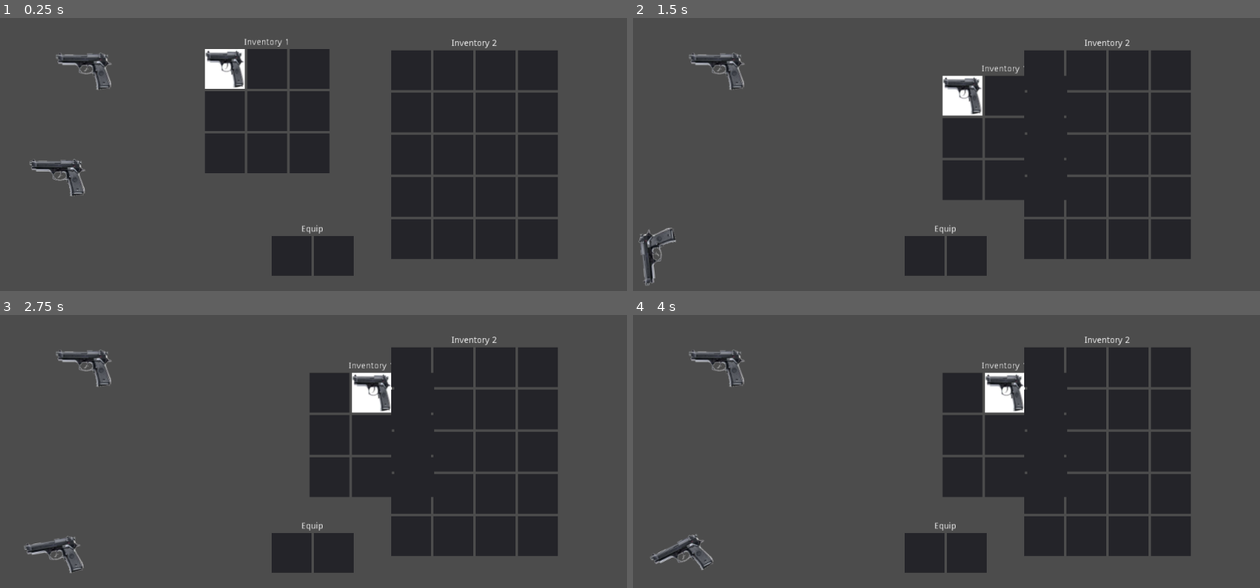
Above: before the commit, frames 1-4 (two rows, left to right).
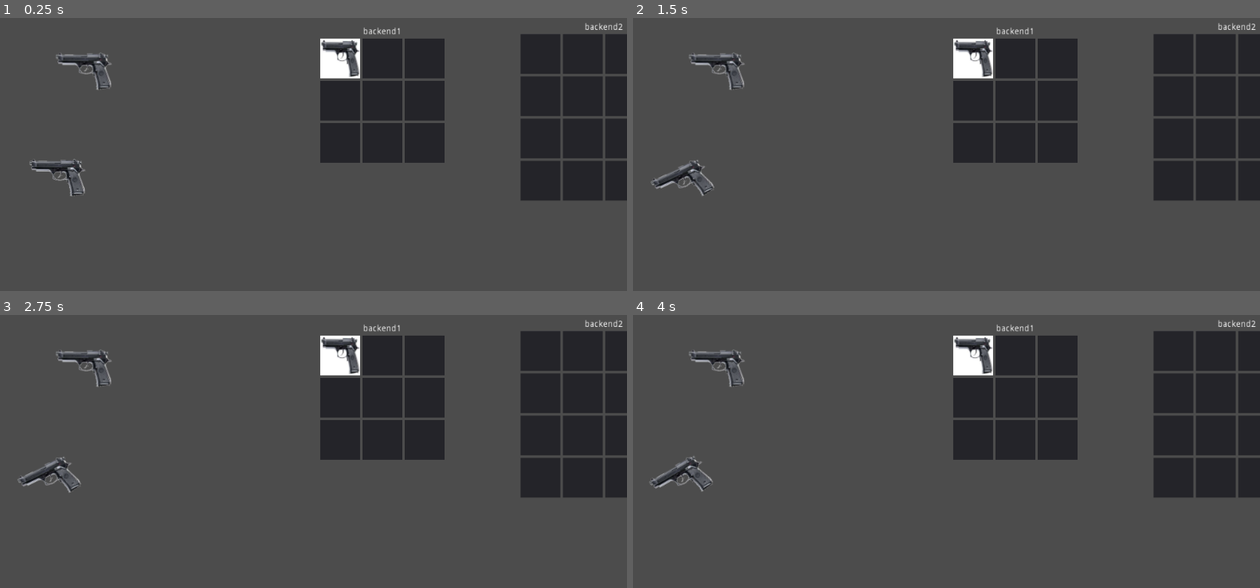
Above: after the commit, the same moments.

Repository: dpensi/Backpack
Game: Godot game, scene res://examples/Test.tscn
Same seed, same stepped clock (60 frames per second), same inputs: the game is played once before the commit and once after it.
Inputs (mouse positions are in pixels of both pictures, inside the frame that each line leads up to):
- Up to frame 1 (0.25 s): no input
- Up to frame 2 (1.5 s): drag from (902, 42) to (1002, 69) at 0.52 s; drag from (959, 97) to (908, 225) at 1.27 s
- Up to frame 3 (2.75 s): move the mouse to (369, 394) at 2.02 s; click (369, 394) at 2.17 s
- Up to frame 4 (4 s): drag from (1046, 394) to (752, 391) at 2.77 s; drag from (959, 435) to (971, 448) at 3.52 s

The runs differ from the first frame. In frame 1, 34% of the frame differs, in the area x 32-100%, y 1-95%; in frame 2, 27%; in frame 3, 27%; in frame 4, 27%.

Commit message:
split backend from frontend

Diff:
--- a/Backpack.gd
+++ b/Backpack.gd
@@ -1,15 +1,74 @@
 extends Node
 
+signal item_added(item, index)
+
+export(String) var Name = "Inventory Name"
 export(String) var DefinitionFilePath = "res://inventory_definition.json"
 export(int) var Width = 3
 export(int) var Height = 3
 
 onready var grid = []
 
+var definitions
+
 func _ready():
+	# loading inventory definition from json file
+	definitions = load_definition_from_json(DefinitionFilePath)
+	if not definitions:
+		push_error("failed to get inventory definition, exiting the game")
+		get_tree().quit() # TODO provide a default definition?
+		return
+	print(definitions)
+
 	# generate inventory grid
 	for i in Width * Height:
 		grid.append([])
+
+func add_item(item):
+	# TODO
+	# 1. get item stack size from the definition
+	# 2. check item.id == stack[index].id
+	# 2.1. true: add to the stack
+	# 2.2 false: continue (next stack)
+	for i in len(grid):
+		if grid[i].size() == 0:
+			grid[i].append(item)
+			print("appended %s at position %d" % [definitions[item.item_id], i])
+			emit_signal("item_added", item, i)
+			break
+
+func add_stack_to(stack, position):
+	grid[get_grid_index(position)].append_array(stack)
+	print(to_string())
+
+func remove_stack_from(position):
+	grid[get_grid_index(position)] = []
+	print(to_string())
+
+func load_definition_from_json(file_path):
+	var file = File.new()
+	var err = file.open(file_path, File.READ)
+	if err:
+		var err_msg = "error opening dictionary, err no: {no}"
+		err_msg += ".did you provide a valid DefinitionFilePath to {name}?"
+		push_error(err_msg.format({"name": name, "no": err}))
+		return null
+
+	var content = file.get_as_text()
+	file.close()
+
+	var parsed = JSON.parse(content)
+	if parsed.error:
+		var format_error = "load_dictionary_from_json failure "
+		format_error += "err no: {errno}, {errstring} at line: {errline}"
+		var error = format_error.format(
+			{"errno": str(parsed.error),
+			"errstring": str(parsed.error_string),
+			"errline": str(parsed.error_line)})
+		push_error(error)
+		return null
+
+	return parsed.result
 
 func get_grid_position(index):
 	return Vector2(index % Width, index / Width)
@@ -29,7 +88,3 @@
 		if index and not ((index+1) % Width):
 			print_value += "\n"
 	return print_value
-
-# Called every frame. 'delta' is the elapsed time since the previous frame.
-#func _process(delta):
-#	pass
--- a/Backpack.tscn
+++ b/Backpack.tscn
@@ -4,3 +4,4 @@
 
 [node name="Backpack" type="Node"]
 script = ExtResource( 1 )
+DefinitionFilePath = "res://sample_inventory_definition.json"
--- a/BpView.gd
+++ b/BpView.gd
@@ -3,65 +3,56 @@
 # Main class to access inventory functions
 
 export(String) var DefinitionFilePath = "res://inventory_definition.json"
-export(String) var Name = "Inventory Name"
-export(int) var Width = 3
-export(int) var Height = 3
+export(NodePath) var BackEndPath
 export(PackedScene) var SlotScene
+
+var width: int
+var height: int
 var selected_stack = []
-onready var grid = get_node("Inventory/VBoxContainer/GridContainer")
+var definitions
+
+onready var grid
+onready var backend
 
 func _ready():
-	# loading inventory definition from json file
-	var definitions = load_definition_from_json(DefinitionFilePath)
-	if not definitions:
-		push_error("failed to get inventory definition, exiting the game")
-		get_tree().quit() # TODO provide a default definition?
-		return
+	grid = get_node("Inventory/VBoxContainer/GridContainer")
+	backend = get_node(BackEndPath)
+	# loading inventory definition from backend
+	definitions = backend.definitions
 
 	# setting the inventory name
-	get_node("Inventory/VBoxContainer/Title").text = Name
+	get_node("Inventory/VBoxContainer/Title").text = backend.Name
+
+	# connecting signals from backend
+	backend.connect("item_added", self, "on_item_added")
+
+	# getting width and height from backend
+	width = backend.Width
+	height = backend.Height
 
 	# setting the inventory XY grid
-	grid.columns = Width
+	grid.columns = width
 	var child_index = 0
-	for _col in range(Width * Height):
+	for _col in range(width * height):
 		var slot = SlotScene.instance()
 		slot.definitions = definitions
 		slot.grid_position = Vector2(
-				child_index % Width,
-				child_index / Width
+				child_index % width,
+				child_index / width
 		)
 		child_index += 1
+		slot.connect("stack_in", self, "on_Slot_stack_in")
+		slot.connect("stack_out", self, "on_Slot_stack_out")
 		grid.add_child(slot)
 
-func add_item(item):
-	for i in range(grid.get_child_count()):
-		var slot = grid.get_child(i)
-		if slot.is_free:
-			slot.add_item(item)
-			break
+func on_item_added(item, index):
+	var slot = grid.get_child(index)
+	if slot.is_free:
+		slot.add_item(item)
+		print("item added")
 
-func load_definition_from_json(file_path):
-	var file = File.new()
-	var err = file.open(file_path, File.READ)
-	if err:
-		var err_msg = "error opening dictionary, err no: {no}"
-		err_msg += ".did you provide a valid DefinitionFilePath to {name}?"
-		push_error(err_msg.format({"name": name, "no": err}))
-		return null
+func on_Slot_stack_in(stack, grid_position):
+	backend.add_stack_to(stack, grid_position)
 
-	var content = file.get_as_text()
-	file.close()
-
-	var parsed = JSON.parse(content)
-	if parsed.error:
-		var format_error = "load_dictionary_from_json failure "
-		format_error += "err no: {errno}, {errstring} at line: {errline}"
-		var error = format_error.format(
-			{"errno": str(parsed.error),
-			"errstring": str(parsed.error_string),
-			"errline": str(parsed.error_line)})
-		push_error(error)
-		return null
-
-	return parsed.result
+func on_Slot_stack_out(grid_position):
+	backend.remove_stack_from(grid_position)
--- a/Slot.gd
+++ b/Slot.gd
@@ -3,6 +3,8 @@
 # Slot that stores item stacks
 
 signal left_single_click
+signal stack_in(stack, grid_position)
+signal stack_out(grid_position)
 
 var stack = []
 var definitions
@@ -41,14 +43,16 @@
 			left_mouse_pressed = event.pressed
 
 func _on_Slot_left_single_click():
-	if _backpackbus.selected_stack:	# drop
+	if _backpackbus.selected_stack:	# drop, item on mouse
 		add_stack(_backpackbus.selected_stack)
 		_backpackbus.selected_stack = []
 		_backpackbus.icon = null
-	elif stack:		# take
+		emit_signal("stack_in", stack , grid_position)
+	elif stack:		# take, item on slot
 		_backpackbus.selected_stack = stack
 		_backpackbus.icon = get_node("TextureRect").texture
 		clear_stack()
+		emit_signal("stack_out", grid_position)
 
 func _on_Slot_mouse_entered():
 	print("mouse entered ", name, " ", grid_position)
--- a/examples/Test.gd
+++ b/examples/Test.gd
@@ -1,10 +1,8 @@
 extends Node2D
 
-onready var inventory0 = get_node("Backpack")
-# onready var inventory1 = get_node("Backpack3")
+onready var inventory0 = get_node("Backpack1")
 onready var gun = get_node("Beretta")
 
 # Called when the node enters the scene tree for the first time.
 func _ready():
 	inventory0.add_item(gun)
-	# inventory1.add_item(gun)
--- a/examples/Test.tscn
+++ b/examples/Test.tscn
@@ -1,11 +1,11 @@
 [gd_scene load_steps=9 format=2]
 
-[ext_resource path="res://Slot.tscn" type="PackedScene" id=1]
-[ext_resource path="res://BpView.tscn" type="PackedScene" id=2]
-[ext_resource path="res://sample_items/beretta.png" type="Texture" id=3]
-[ext_resource path="res://sample_items/Beretta.gd" type="Script" id=4]
-[ext_resource path="res://examples/Test.gd" type="Script" id=5]
-[ext_resource path="res://Backpack.tscn" type="PackedScene" id=6]
+[ext_resource path="../Slot.tscn" type="PackedScene" id=1]
+[ext_resource path="../sample_items/beretta.png" type="Texture" id=3]
+[ext_resource path="../sample_items/Beretta.gd" type="Script" id=4]
+[ext_resource path="Test.gd" type="Script" id=5]
+[ext_resource path="../Backpack.tscn" type="PackedScene" id=6]
+[ext_resource path="../BpView.tscn" type="PackedScene" id=7]
 
 [sub_resource type="CapsuleShape2D" id=1]
 radius = 29.5472
@@ -34,9 +34,10 @@
 shape = SubResource( 1 )
 
 [node name="StaticBody2D" type="StaticBody2D" parent="."]
+position = Vector2( -125.225, 119.681 )
 
 [node name="CollisionShape2D" type="CollisionShape2D" parent="StaticBody2D"]
-position = Vector2( -159.77, 250.587 )
+position = Vector2( 0.884659, 6.21091 )
 shape = SubResource( 2 )
 
 [node name="TextureRect" type="TextureRect" parent="."]
@@ -49,27 +50,20 @@
 "_edit_use_anchors_": false
 }
 
-[node name="Backpack" parent="." instance=ExtResource( 2 )]
-position = Vector2( 30.2723, -146.316 )
-DefinitionFilePath = "res://sample_inventory_definition.json"
-Name = "Inventory 1"
+[node name="Backpack1" parent="." instance=ExtResource( 6 )]
+Name = "backend1"
+
+[node name="Backpack2" parent="." instance=ExtResource( 6 )]
+Name = "backend2"
+Width = 4
+Height = 4
+
+[node name="Backpack1View" parent="." instance=ExtResource( 7 )]
+position = Vector2( 216, -163.474 )
+BackEndPath = NodePath("../Backpack1")
 SlotScene = ExtResource( 1 )
 
-[node name="Backpack2" parent="." instance=ExtResource( 2 )]
-position = Vector2( 329.631, -144.634 )
-DefinitionFilePath = "res://sample_inventory_definition.json"
-Name = "Inventory 2"
-Width = 4
-Height = 5
+[node name="Backpack2View" parent="." instance=ExtResource( 7 )]
+position = Vector2( 537.988, -170.529 )
+BackEndPath = NodePath("../Backpack2")
 SlotScene = ExtResource( 1 )
-
-[node name="Equip" parent="." instance=ExtResource( 2 )]
-position = Vector2( 137.907, 154.725 )
-DefinitionFilePath = "res://sample_inventory_definition.json"
-Name = "Equip"
-Width = 2
-Height = 1
-SlotScene = ExtResource( 1 )
-
-[node name="Backpack3" parent="." instance=ExtResource( 6 )]
-Width = 6
